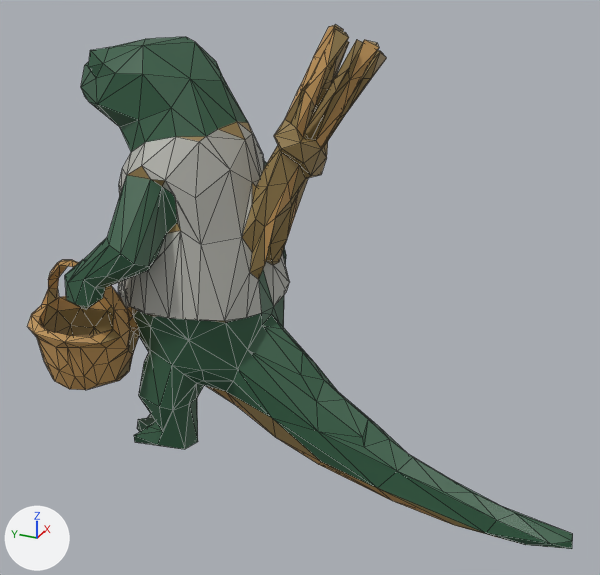
Renders of the glTF model docs/univers/archipeo/personnages/modeles/5e-marais-creature-kroa/final-1500.glb from each side of a commit.
Camera for both pictures: a 50 mm lens placed at (-1.184, -0.581, 0.932), pointed at (0.009, -0.044, 0.335). The axes (+X, +Y, +Z) are drawn at lower left. The lights are the same throughout. The first picture is the older version. Mesh edges are drawn as thin lines. Vertices at exactly the same position are counted once.

The first picture shows 'lion-1500'.
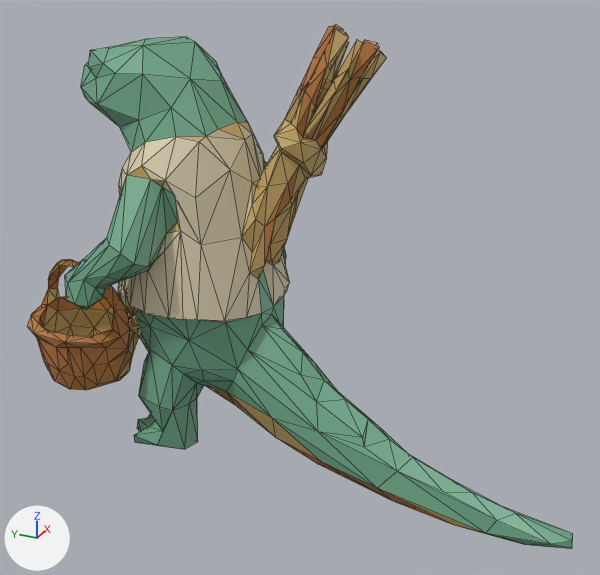
Edits to the bpy script that builds the scene:
```text
Change me_geometry_0_001:
    where me_geometry_0_001.from_pydata(...)  # 736 vertices, 1500 faces; spans x -0.183..0.255, y -0.553..0.458, z 0.001..0.769
    used by ob_lion_1500; location = (0.0, 0.0, 0.0)
    me_geometry_0_001 part 1: 520 faces centred in x -0.176..0.246, y -0.552..0.403, z 0.008..0.727 are repainted in the vertex colours; the middle colour goes from dark green #305b41 to green #6fa888
    me_geometry_0_001 part 2: 394 faces centred in x -0.155..0.187, y -0.483..0.435, z 0.01..0.768 are repainted in the vertex colours; the middle colour goes from brown #947c4b to orange #c8a868
    me_geometry_0_001 part 3: 376 faces centred in x -0.179..0.146, y -0.391..0.454, z 0.003..0.756 are repainted in the vertex colours; the middle colour goes from orange #c29658 to orange #b8783e
    me_geometry_0_001 part 4: 210 faces centred in x -0.122..0.183, y 0.011..0.31, z 0.269..0.592 are repainted in the vertex colours; the middle colour goes from grey #b3b3ac to beige #d8ccac
```

What differs and where, as boxes (x1, y1, x2, y2) in the pictures (600 x 575 px):
part 1 of me_geometry_0_001, recoloured (dark green to green)
    both: (65, 37, 573, 549)
part 2 of me_geometry_0_001, recoloured
    both: (40, 24, 524, 545)
part 3 of me_geometry_0_001, recoloured
    both: (27, 26, 450, 524)
part 4 of me_geometry_0_001, recoloured (grey to beige)
    both: (118, 122, 290, 322)
